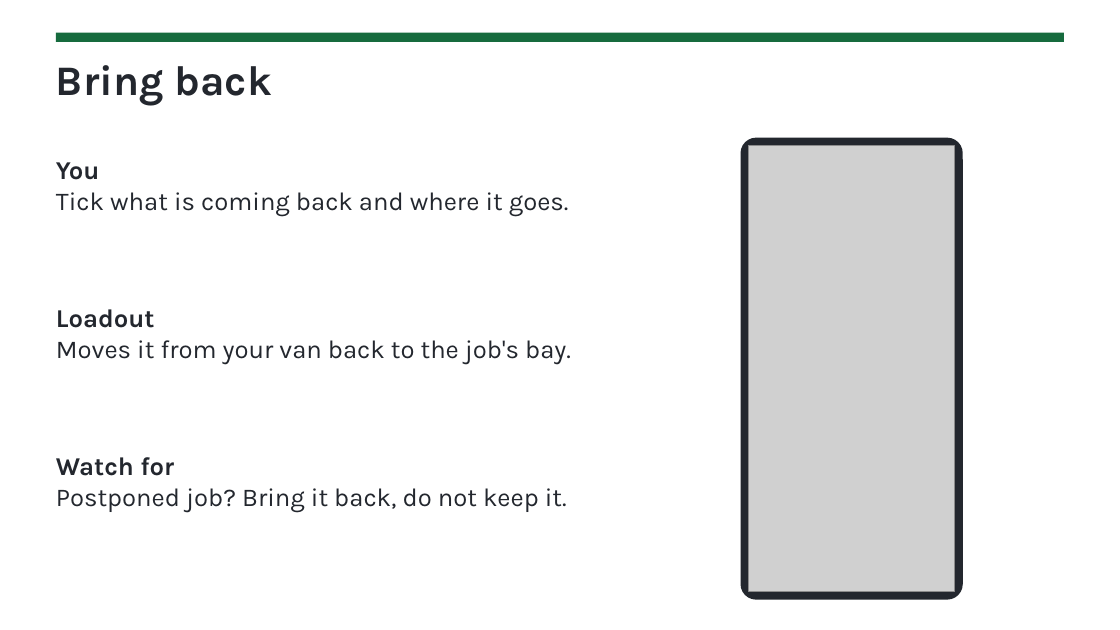
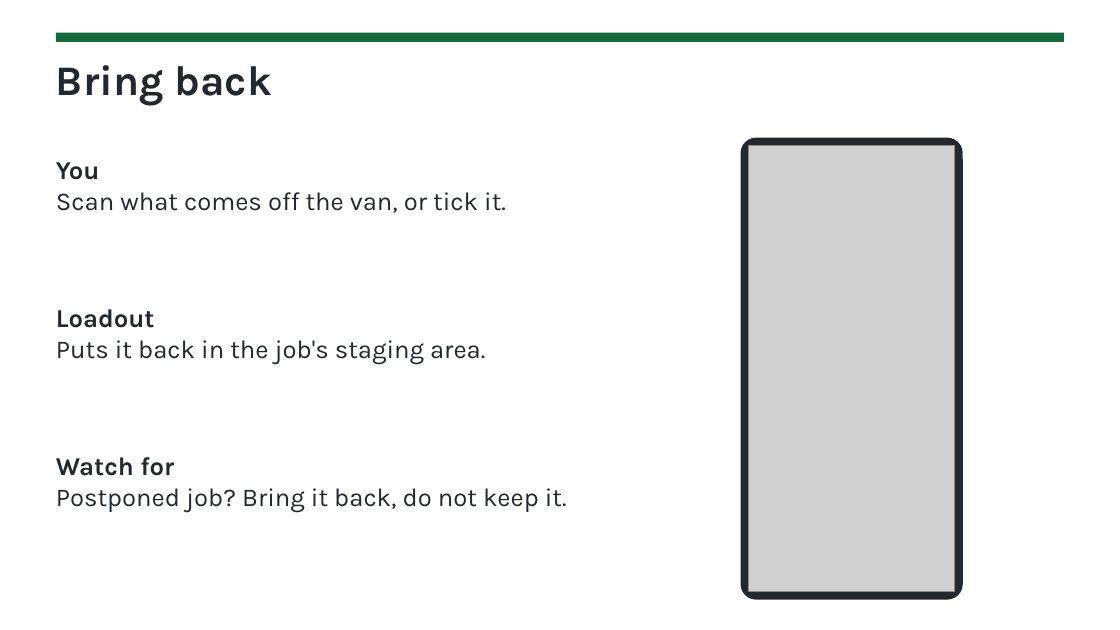
Before and after one commit to frank-umbrella/dev, a slide deck: slide 17 of loadout/training/Loadout-how-it-works.pptx (slide 16 before the commit). Drawn at 1120x630 pixels with LibreOffice and Linux fonts; fonts in the diff are those of the drawing; grey boxes stand for pictures. Boxes give left, top, right and bottom in pixels: in the first picture for what was removed or moved away, otherwise in the second. Text is boxed around its words. In the diff, an @@ line names an element or a change of style, - is before the commit and + after.

```diff
--- a/loadout/training/Loadout-how-it-works.pptx
+++ b/loadout/training/Loadout-how-it-works.pptx
@@ text at bbox=[56, 192, 506, 213]: text changed @@
-Tick what is coming back and where it goes.
+Scan what comes off the van, or tick it.
@@ text at bbox=[56, 340, 485, 364]: text changed @@
-Moves it from your van back to the job's bay.
+Puts it back in the job's staging area.
```
Also in this commit, not shown: 7 other slides changed, 1 slide added, 40 other files.
